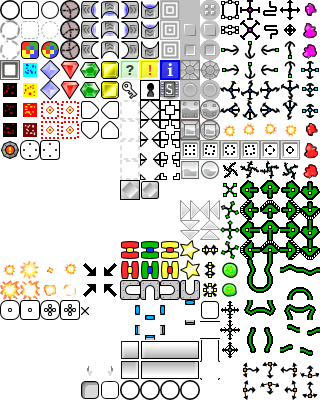
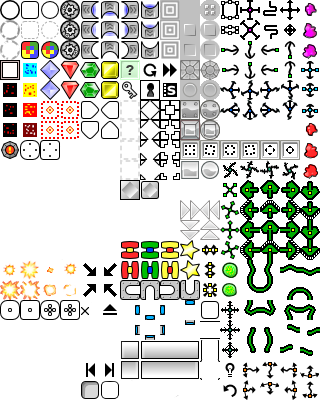
Layer changes from the first 320x400 image to the second:
moved "Capa nueva#1" above "Capa nueva#2", painted on it over [0, 1, 298, 400]
hid "Capa nueva#2", painted on it over [141, 61, 298, 138]
